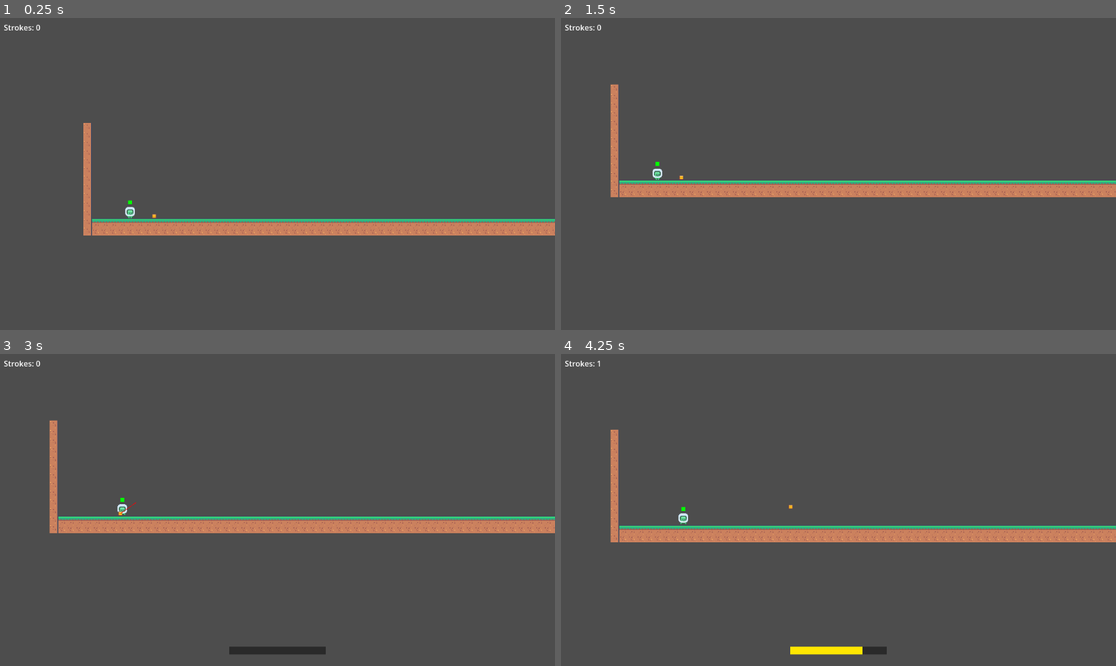
Above: before the commit, frames 1-4 (two rows, left to right).
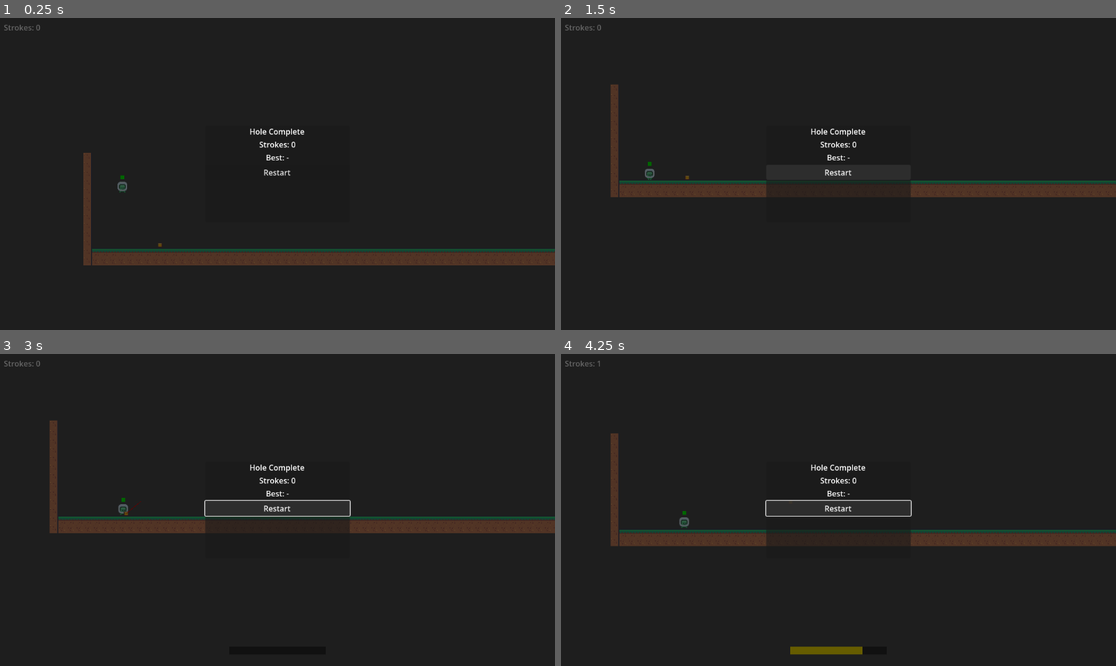
Above: after the commit, the same moments.

Repository: tyler-mcneer/golfr
Game: Godot game, scene res://scenes/holes/hole_01/hole_test.tscn
Two runs of this game, one before a commit and one after it. Both use one fixed random seed, a clock stepped at 60 frames per second and the inputs below.
Inputs (mouse positions are in pixels of both pictures, inside the frame that each line leads up to):
- Up to frame 1 (0.25 s): no input
- Up to frame 2 (1.5 s): click (838, 170) at 0.5 s, where only the run after the commit has a clickable "Restart"; click (838, 170) at 1.25 s, where only the run after the commit has a clickable "Restart"
- Up to frame 3 (3 s): click (277, 506) at 2 s, where only the run after the commit has a clickable "Restart"; tap Enter at 2.75 s; hold Right (move_right) from 2.78 s (still down); tap Shift (dash) at 2.85 s
- Up to frame 4 (4.25 s): keep holding Right (move_right); tap Space (jump) at 3.02, 3.77 s; tap Shift (dash) at 3.6 s

The runs differ from the first frame. In frame 1, 100% of the frame differs, in the area x 0-100%, y 0-100%; in frame 2, 100%; in frame 3, 100%; in frame 4, 100%.
Error after the commit: Parse Error: Cannot infer the type of "best" variable because the value doesn't have a set type. (res://scenes/holes/hole_01/hole_test.gd:47)

Commit message:
Wired game state to test hole

Diff:
--- a/autoloads/game_state.gd
+++ b/autoloads/game_state.gd
@@ -1,28 +1,208 @@
 extends Node
 
-# Session data (resets each hole)
-var current_mode: String = ""
+const HoleData = preload("res://resources/hole_data/hole_data.gd")
+
+enum Mode { STROKE_PLAY, TIME_TRIAL }
+enum Medal { NONE, BRONZE, SILVER, GOLD, SECRET }
+
+# Session state (resets each hole)
+var current_mode: Mode = Mode.STROKE_PLAY
 var current_hole_id: String = ""
 var current_strokes: int = 0
+var current_hole_data: HoleData = null
+
+# Timer state (driven by _process, no Timer node)
 var current_time: float = 0.0
-var ball_position: Vector2 = Vector2.ZERO
-var respawn_active: bool = false
-
-# Persistent data (saved to disk)
-var hole_records: Dictionary = {}
-var adventure_state: Dictionary = {
-	"unlocked": false,
-	"sequence_index": 0,
-	"holes_completed": [],
-	"transitions_completed": [],
-	"story_flags": {}
-}
-
-# Called when the node enters the scene tree for the first time.
+var _timer_running: bool = false
+
+# Persistent records keyed by hole_id:
+# {
+#   "best_strokes": int,
+#   "best_time": float,
+#   "stroke_medal": Medal,
+#   "time_medal": Medal
+# }
+var records: Dictionary = {}
+
+# Adventure mode stub
+var adventure_sequence_index: int = 0
+var completed_holes: Array = []
+
+const SAVE_PATH = "user://save.json"
+
+
 func _ready() -> void:
-	pass # Replace with function body.
-
-
-# Called every frame. 'delta' is the elapsed time since the previous frame.
+	load_data()
+
+
 func _process(delta: float) -> void:
-	pass
+	if _timer_running:
+		current_time += delta
+
+
+func start_hole(hole_id: String, mode: Mode, hole_data: HoleData) -> void:
+	current_mode = mode
+	current_hole_id = hole_id
+	current_hole_data = hole_data
+	current_strokes = 0
+	current_time = 0.0
+	_timer_running = mode == Mode.TIME_TRIAL
+
+	if not records.has(hole_id):
+		records[hole_id] = {
+			"best_strokes": -1,
+			"best_time": -1.0,
+			"stroke_medal": Medal.NONE,
+			"time_medal": Medal.NONE
+		}
+
+
+func add_stroke() -> void:
+	current_strokes += 1
+
+
+func stop_timer() -> void:
+	_timer_running = false
+
+
+func complete_hole() -> void:
+	stop_timer()
+
+	var stroke_medal := _calculate_medal(
+		current_strokes,
+		current_hole_data.stroke_bronze,
+		current_hole_data.stroke_silver,
+		current_hole_data.stroke_gold,
+		current_hole_data.stroke_secret
+	)
+
+	var time_medal := _calculate_medal(
+		current_time,
+		current_hole_data.time_bronze,
+		current_hole_data.time_silver,
+		current_hole_data.time_gold,
+		current_hole_data.time_secret
+	)
+
+	var rec: Dictionary = records[current_hole_id]
+
+	# Update best strokes (lower is better; -1 means no record yet)
+	if rec["best_strokes"] == -1 or current_strokes < rec["best_strokes"]:
+		rec["best_strokes"] = current_strokes
+
+	# Update best time (lower is better; -1.0 means no record yet)
+	if rec["best_time"] < 0.0 or current_time < rec["best_time"]:
+		rec["best_time"] = current_time
+
+	# Update medals — only upgrade, never downgrade
+	if stroke_medal > rec["stroke_medal"]:
+		rec["stroke_medal"] = stroke_medal
+
+	if time_medal > rec["time_medal"]:
+		rec["time_medal"] = time_medal
+
+	save()
+
+
+func get_stroke_medal(hole_id: String) -> Medal:
+	if records.has(hole_id):
+		return records[hole_id]["stroke_medal"]
+	return Medal.NONE
+
+
+func get_time_medal(hole_id: String) -> Medal:
+	if records.has(hole_id):
+		return records[hole_id]["time_medal"]
+	return Medal.NONE
+
+
+func get_best_strokes(hole_id: String) -> int:
+	if records.has(hole_id):
+		return records[hole_id]["best_strokes"]
+	return -1
+
+
+func get_best_time(hole_id: String) -> float:
+	if records.has(hole_id):
+		return records[hole_id]["best_time"]
+	return -1.0
+
+
+# Compares score against thresholds; lower_is_better = true for strokes and time.
+# Returns the highest medal tier achieved, or NONE if below bronze.
+func _calculate_medal(score, bronze, silver, gold, secret, lower_is_better: bool = true) -> Medal:
+	if lower_is_better:
+		if score <= secret:
+			return Medal.SECRET
+		elif score <= gold:
+			return Medal.GOLD
+		elif score <= silver:
+			return Medal.SILVER
+		elif score <= bronze:
+			return Medal.BRONZE
+	else:
+		if score >= secret:
+			return Medal.SECRET
+		elif score >= gold:
+			return Medal.GOLD
+		elif score >= silver:
+			return Medal.SILVER
+		elif score >= bronze:
+			return Medal.BRONZE
+	return Medal.NONE
+
+
+func save() -> void:
+	var data := {
+		"records": {},
+		"adventure_sequence_index": adventure_sequence_index,
+		"completed_holes": completed_holes
+	}
+
+	# Store Medal enum values as ints so JSON round-trips cleanly
+	for hole_id in records:
+		var rec: Dictionary = records[hole_id]
+		data["records"][hole_id] = {
+			"best_strokes": rec["best_strokes"],
+			"best_time": rec["best_time"],
+			"stroke_medal": rec["stroke_medal"] as int,
+			"time_medal": rec["time_medal"] as int
+		}
+
+	var file := FileAccess.open(SAVE_PATH, FileAccess.WRITE)
+	if file:
+		file.store_string(JSON.stringify(data))
+		file.close()
+	else:
+		push_error("GameState: failed to open save file for writing: %s" % SAVE_PATH)
+
+
+func load_data() -> void:
+	if not FileAccess.file_exists(SAVE_PATH):
+		return
+
+	var file := FileAccess.open(SAVE_PATH, FileAccess.READ)
+	if not file:
+		push_error("GameState: failed to open save file for reading: %s" % SAVE_PATH)
+		return
+
+	var raw := file.get_as_text()
+	file.close()
+
+	var parsed = JSON.parse_string(raw)
+	if parsed == null:
+		push_error("GameState: save file contains invalid JSON")
+		return
+
+	adventure_sequence_index = int(parsed.get("adventure_sequence_index", 0))
+	completed_holes = parsed.get("completed_holes", [])
+
+	var saved_records = parsed.get("records", {})
+	for hole_id in saved_records:
+		var rec = saved_records[hole_id]
+		records[hole_id] = {
+			"best_strokes": int(rec.get("best_strokes", -1)),
+			"best_time": float(rec.get("best_time", -1.0)),
+			"stroke_medal": rec.get("stroke_medal", Medal.NONE) as Medal,
+			"time_medal": rec.get("time_medal", Medal.NONE) as Medal
+		}
--- a/ball.tscn
+++ b/ball.tscn
@@ -5,7 +5,6 @@
 
 [sub_resource type="PhysicsMaterial" id="PhysicsMaterial_ball"]
 friction = 0.6
-rough = false
 bounce = 0.35
 
 [sub_resource type="CircleShape2D" id="CircleShape2D_ktgx5"]
--- /dev/null
+++ b/resources/hole_data/hole_data.gd
@@ -0,0 +1,16 @@
+class_name HoleData
+extends Resource
+
+@export var hole_id: String = ""
+
+# Stroke Play thresholds (lower is better)
+@export var stroke_bronze: int = 6
+@export var stroke_silver: int = 4
+@export var stroke_gold: int = 3
+@export var stroke_secret: int = 2
+
+# Time Trial thresholds in seconds (lower is better)
+@export var time_bronze: float = 60.0
+@export var time_silver: float = 45.0
+@export var time_gold: float = 30.0
+@export var time_secret: float = 20.0
--- /dev/null
+++ b/resources/hole_data/hole_data_test.tres
@@ -0,0 +1,6 @@
+[gd_resource type="Resource" script_class="HoleData" format=3 uid="uid://clpmvhlvpi14p"]
+
+[ext_resource type="Script" uid="uid://b3h1ey2w0r48b" path="res://resources/hole_data/hole_data.gd" id="1_u6vp6"]
+
+[resource]
+script = ExtResource("1_u6vp6")
--- a/scenes/holes/hole_01/hole_test.gd
+++ b/scenes/holes/hole_01/hole_test.gd
@@ -1,8 +1,8 @@
 extends Node2D
 
 @export var completion_delay: float = 0.8
+@export var hole_data: HoleData
 
-var stroke_count: int = 0
 var _player: CharacterBody2D = null
 
 @onready var player_spawn: Marker2D = $PlayerSpawn
@@ -10,14 +10,15 @@
 @onready var green: Node2D = $Green
 @onready var hole_complete_ui: CanvasLayer = $HoleCompleteUI
 @onready var stroke_label: Label = $HoleCompleteUI/Panel/VBoxContainer/StrokeLabel
+@onready var best_label: Label = $HoleCompleteUI/Panel/VBoxContainer/BestLabel
 @onready var restart_button: Button = $HoleCompleteUI/Panel/VBoxContainer/RestartButton
+@onready var ball = get_tree().get_first_node_in_group("golf_ball")
 
 func _ready() -> void:
 	_player = get_tree().get_first_node_in_group("player")
 	if _player:
 		_player.global_position = player_spawn.global_position
 
-	var ball := get_tree().get_first_node_in_group("golf_ball")
 	if ball:
 		ball.global_position = ball_spawn.global_position
 		ball.stroke_taken.connect(_on_stroke_taken)
@@ -26,8 +27,11 @@
 	restart_button.pressed.connect(_on_restart_button_pressed)
 	hole_complete_ui.visible = false
 
+	GameState.start_hole("hole_test", GameState.Mode.STROKE_PLAY, hole_data)
+	ball.stroke_taken.connect(GameState.add_stroke)
+
 func _on_stroke_taken() -> void:
-	stroke_count += 1
+	pass
 
 func _on_hole_completed() -> void:
 	if _player:
@@ -35,10 +39,27 @@
 	var cam := get_tree().get_first_node_in_group("game_camera")
 	if cam:
 		cam.freeze()
+	GameState.complete_hole()
 	var timer := get_tree().create_timer(completion_delay)
 	timer.timeout.connect(func() -> void:
 		hole_complete_ui.visible = true
-		stroke_label.text = "Strokes: " + str(stroke_count)
+		stroke_label.text = "Strokes: " + str(GameState.current_strokes)
+		var best := GameState.get_best_strokes("hole_test")
+		var medal := GameState.get_stroke_medal("hole_test")
+		var medal_str := ""
+		match medal:
+			GameState.Medal.SECRET:
+				medal_str = " ⭐"
+			GameState.Medal.GOLD:
+				medal_str = " 🥇"
+			GameState.Medal.SILVER:
+				medal_str = " 🥈"
+			GameState.Medal.BRONZE:
+				medal_str = " 🥉"
+		if best == -1:
+			best_label.text = "Best: -"
+		else:
+			best_label.text = "Best: " + str(best) + medal_str
 	)
 
 func _on_restart_button_pressed() -> void:
--- a/scenes/holes/hole_01/hole_test.tscn
+++ b/scenes/holes/hole_01/hole_test.tscn
@@ -2,6 +2,7 @@
 
 [ext_resource type="TileSet" uid="uid://bnj4jrutbbd05" path="res://resources/tilesets/main_tileset.tres" id="1_0votj"]
 [ext_resource type="PackedScene" uid="uid://b53blr5bav1gv" path="res://scenes/player/player.tscn" id="2_5o744"]
+[ext_resource type="Resource" uid="uid://clpmvhlvpi14p" path="res://resources/hole_data/hole_data_test.tres" id="2_6630t"]
 [ext_resource type="PackedScene" uid="uid://br48bkhwigaqc" path="res://ball.tscn" id="3_vbvyl"]
 [ext_resource type="PackedScene" uid="uid://chudscene0001" path="res://scenes/ui/hud.tscn" id="4_6630t"]
 [ext_resource type="PackedScene" uid="uid://ce7ip7o4625aa" path="res://scenes/camera/game_camera.tscn" id="5_o3a2s"]
@@ -11,6 +12,7 @@
 
 [node name="Main" type="Node2D" unique_id=1308563668]
 script = ExtResource("7_holetest")
+hole_data = ExtResource("2_6630t")
 
 [node name="platform" type="TileMapLayer" parent="." unique_id=1435271155]
 position = Vector2(-23, -10)
